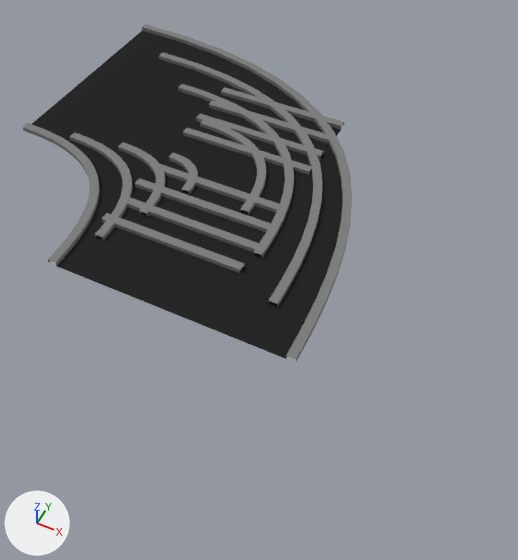
The Blender file blenderfiles/cochesyarreteras.blend, before and after one commit.
Rendered twice from a 50 mm lens placed at (304.0, -540.0, 508.0), pointed at (78.0, -89.0, -56.0). Lighting does not change. The marker at lower left points along +X, +Y and +Z.

The first picture shows 'Curve1border', 'Curve2border', 'Curve3border', 'Curve4', 'Curve4border', 'Straight1border', 'Straight2border', 'Straight3border', 'Straight4border'.
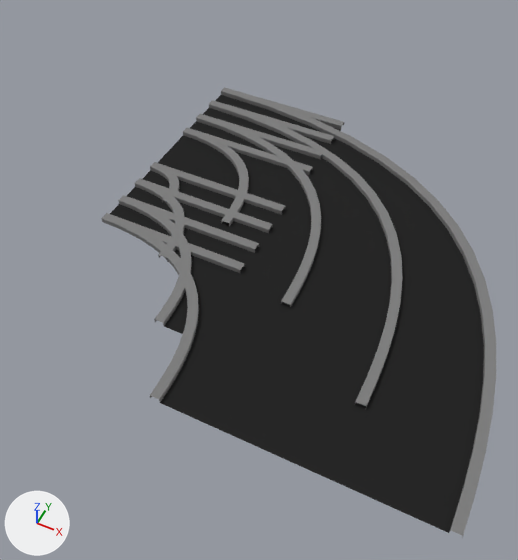
Where the change shows, as pixel boxes (x1, y1, x2, y2) in the pictures (518 x 560 px):
```json
{"object": "Curve4", "change": "moved", "before": [32, 31, 343, 359], "after": [110, 95, 484, 533]}
{"object": "Curve4border", "change": "moved", "before": [23, 24, 352, 361], "after": [101, 87, 496, 537]}
{"object": "Curve3border", "change": "moved", "before": [70, 52, 323, 306], "after": [118, 100, 403, 407]}
{"object": "Curve2border", "change": "moved", "before": [118, 84, 294, 257], "after": [135, 114, 321, 307]}
{"object": "Curve1border", "change": "mesh moved", "before": [169, 120, 266, 215], "after": [150, 132, 249, 226]}
{"object": "Curve3", "change": "moved", "after": [164, 291, 188, 334], "on screen": "not visible before"}
```

Edits to the scene script, one JSON object a line:
```json
{"block": "me_cube_010", "where": "me_cube_010.from_pydata(...)  # 136 vertices, 96 faces; spans x -1.41..1.59, y -0.62..0.88, z -4.91..5.09"}
{"block": "me_cube_010", "where": "# used by ob_curve1border; location = (0.0, 0.0, 0.0); rotation_euler = (0.0, 0.0, 1.571), in degrees (0, 0, 90); scale = (40.0, 80.0, 0.5)"}
{"block": "me_cube_010", "change": "me_cube_010 part 1: the whole mesh is moved by (-0.59, 0.12, 0.0)"}
{"block": "me_cube_020", "where": "me_cube_020.from_pydata(...)  # 128 vertices, 90 faces; spans x -2.63..2.89, y -1.12..1.64, z -4.79..5.21"}
{"block": "me_cube_020", "where": "# used by ob_curve2border; location = (0.0, 0.0, 0.0); rotation_euler = (0.0, 0.0, 1.571), in degrees (0, 0, 90); scale = (40.0, 80.0, 0.5)"}
{"block": "me_cube_020", "change": "me_cube_020 part 2: the whole mesh is moved by (-1.12, -0.65, 0.0)"}
{"op": "set", "path": "ob_curve2border.location", "old": "(0.0, 0.0, 0.0)", "new": "(-1.0, 0.0, 0.0)"}
{"op": "set", "path": "ob_curve3border.location", "old": "(0.0, 0.0, 0.0)", "new": "(111.0, -66.0, 0.0)"}
{"op": "set", "path": "ob_curve4border.location", "old": "(0.0, 0.0, 0.0)", "new": "(171.0, -87.0, 0.0)"}
{"op": "set", "path": "ob_curve3.location", "old": "(0.0, 0.0, 0.0)", "new": "(111.0, -66.0, 0.0)"}
{"op": "set", "path": "ob_curve4.location", "old": "(0.0, 0.0, 0.0)", "new": "(171.0, -87.0, 0.0)"}
```
